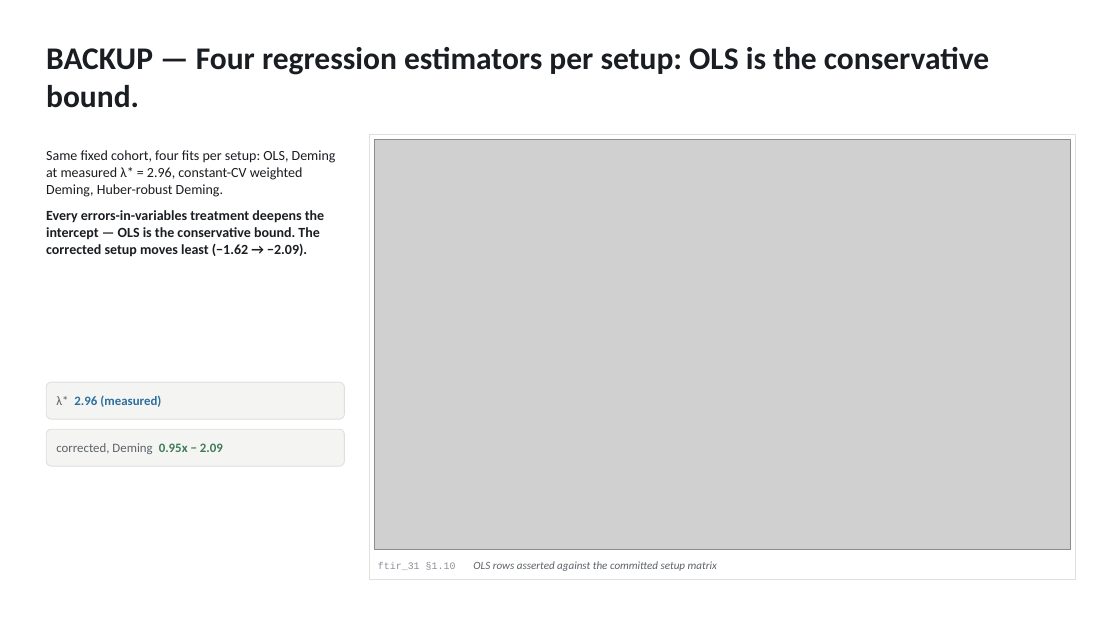
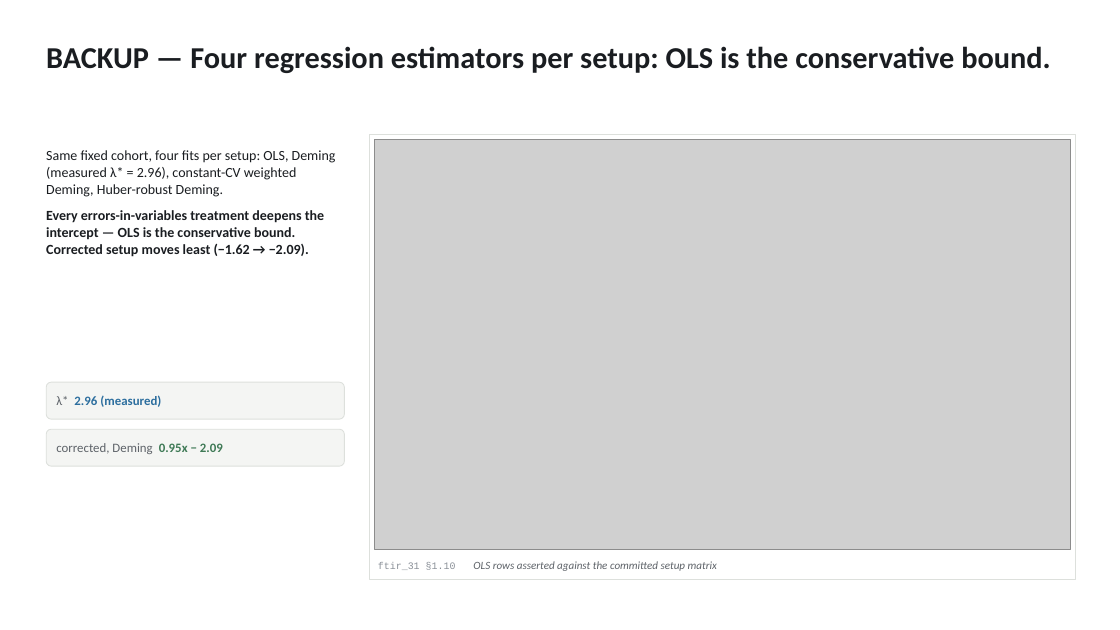
Before and after one commit to ahzs645/aethmodular, a slide deck: slide 22 of research/ftir_ec_phase3/deliverables/satoshi_followup_2026-08-13.pptx (slide 17 before the commit). Drawn at 1120x630 pixels with LibreOffice and Linux fonts; fonts in the diff are those of the drawing; grey boxes stand for pictures. Boxes give left, top, right and bottom in pixels: in the first picture for what was removed or moved away, otherwise in the second. Text is boxed around its words. In the diff, an @@ line names an element or a change of style, - is before the commit and + after.

```diff
--- a/research/ftir_ec_phase3/deliverables/satoshi_followup_2026-08-13.pptx
+++ b/research/ftir_ec_phase3/deliverables/satoshi_followup_2026-08-13.pptx
@@ text "BACKUP — Four regression estimators ..." at box(46, 46, 1050, 73): size 27 to 26 pt @@
@@ text at box(46, 150, 336, 257): text changed @@
-Same fixed cohort, four fits per setup: OLS, Deming at measured λ* = 2.96, constant-CV weighted Deming, Huber-robust Deming.
-Every errors-in-variables treatment deepens the intercept — OLS is the conservative bound. The corrected setup moves least (−1.62 → −2.09).
+Same fixed cohort, four fits per setup: OLS, Deming (measured λ* = 2.96), constant-CV weighted Deming, Huber-robust Deming.
+Every errors-in-variables treatment deepens the intercept — OLS is the conservative bound. Corrected setup moves least (−1.62 → −2.09).
```
Also in this commit, not shown: 16 other slides changed, 6 slides added, 1 slide removed.
